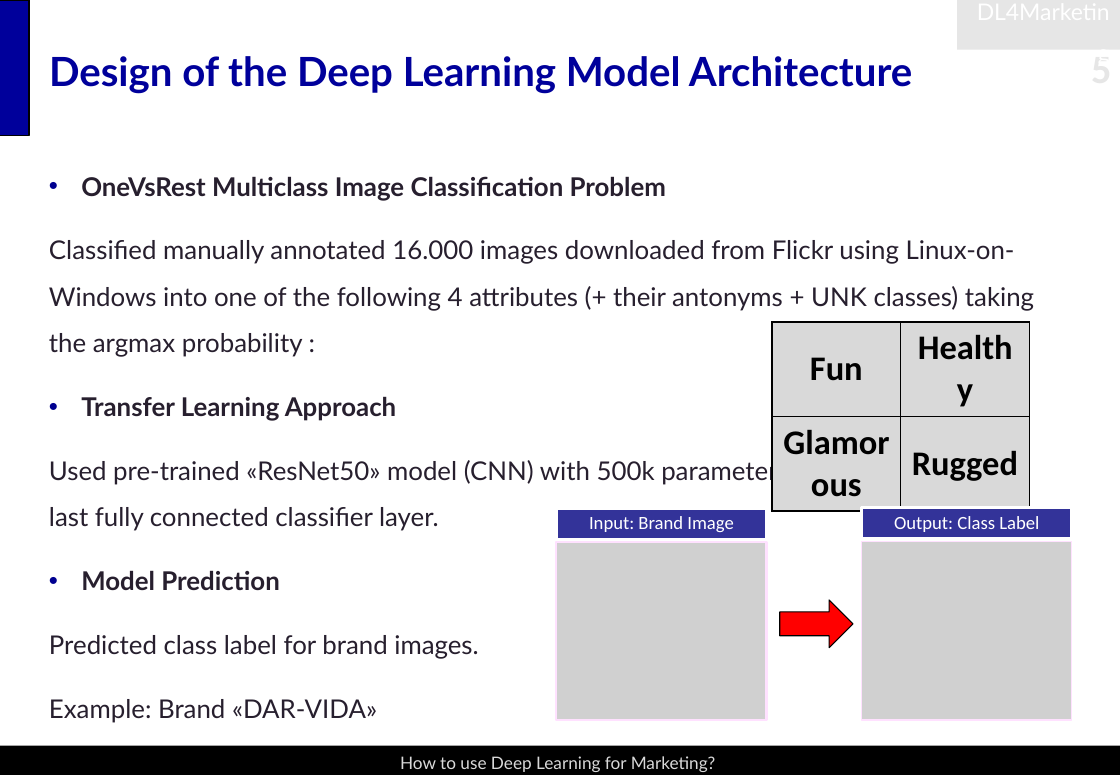
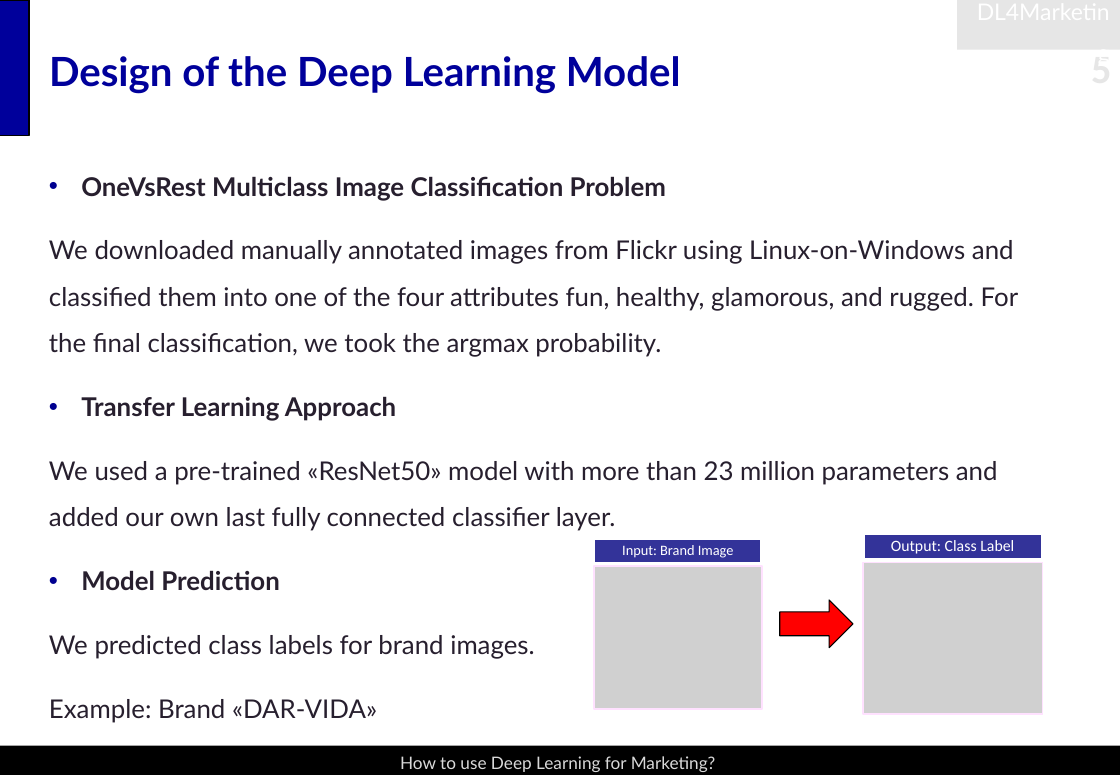
Before and after one commit to snoweZz/DLfM_BrandManagement, a slide deck: slide 5 of about_me/BrandManagement.pptx. Drawn at 1120x775 pixels with LibreOffice and Linux fonts; fonts in the diff are those of the drawing; grey boxes stand for pictures. Boxes give left, top, right and bottom in pixels: in the first picture for what was removed or moved away, otherwise in the second. Text is boxed around its words. In the diff, an @@ line names an element or a change of style, - is before the commit and + after.

Commit message:
update powerpoint brandmanagement

```diff
--- a/about_me/BrandManagement.pptx
+++ b/about_me/BrandManagement.pptx
@@ title at bbox=[49, 56, 681, 94]: text changed @@
-Design of the Deep Learning Model Architecture
+Design of the Deep Learning Model
@@ text at bbox=[49, 240, 1019, 357]: text changed @@
-Classified manually annotated 16.000 images downloaded from Flickr using Linux-on-Windows into one of the following 4 attributes (+ their antonyms + UNK classes) taking the argmax probability :
+We downloaded manually annotated images from Flickr using Linux-on-Windows and classified them into one of the four attributes fun, healthy, glamorous, and rugged. For the final classification, we took the argmax probability.
@@ table removed at bbox=[773, 323, 1029, 485], 2 rows, 2 columns @@
-Fun | Healthy
-Glamorous | Rugged
@@ text at bbox=[49, 461, 998, 531]: text changed @@
-Used pre-trained «ResNet50» model (CNN) with 500k parameters and added our own last fully connected classifier layer.
+We used a pre-trained «ResNet50» model with more than 23 million parameters and added our own last fully connected classifier layer.
@@ text "Output: Class Label": place and size @@
-text "Output: Class Label" at bbox=[894, 516, 1039, 532]
+text "Output: Class Label" at bbox=[891, 540, 1014, 554]
@@ text "Output: Class Label" at bbox=[891, 540, 1014, 554]: size 13 to 11 pt @@
@@ rectangle: place and size @@
-rectangle at bbox=[861, 508, 1071, 539]
+rectangle at bbox=[864, 534, 1042, 559]
@@ picture: place and size @@
-picture at bbox=[556, 543, 766, 721]
+picture at bbox=[594, 567, 762, 709]
@@ text "Input: Brand Image": place and size @@
-text "Input: Brand Image" at bbox=[589, 516, 733, 532]
+text "Input: Brand Image" at bbox=[622, 545, 734, 558]
@@ text "Input: Brand Image" at bbox=[622, 545, 734, 558]: size 13 to 10 pt; less space between paragraphs @@
@@ rectangle: place and size @@
-rectangle at bbox=[556, 509, 766, 540]
+rectangle at bbox=[594, 540, 762, 565]
@@ picture: place and size @@
-picture at bbox=[861, 542, 1071, 720]
+picture at bbox=[864, 563, 1042, 715]
@@ text at bbox=[49, 635, 534, 659]: text changed @@
-Predicted class label for brand images.
+We predicted class labels for brand images.
```
Also in this commit, not shown: 7 other slides changed, 1 other file.
